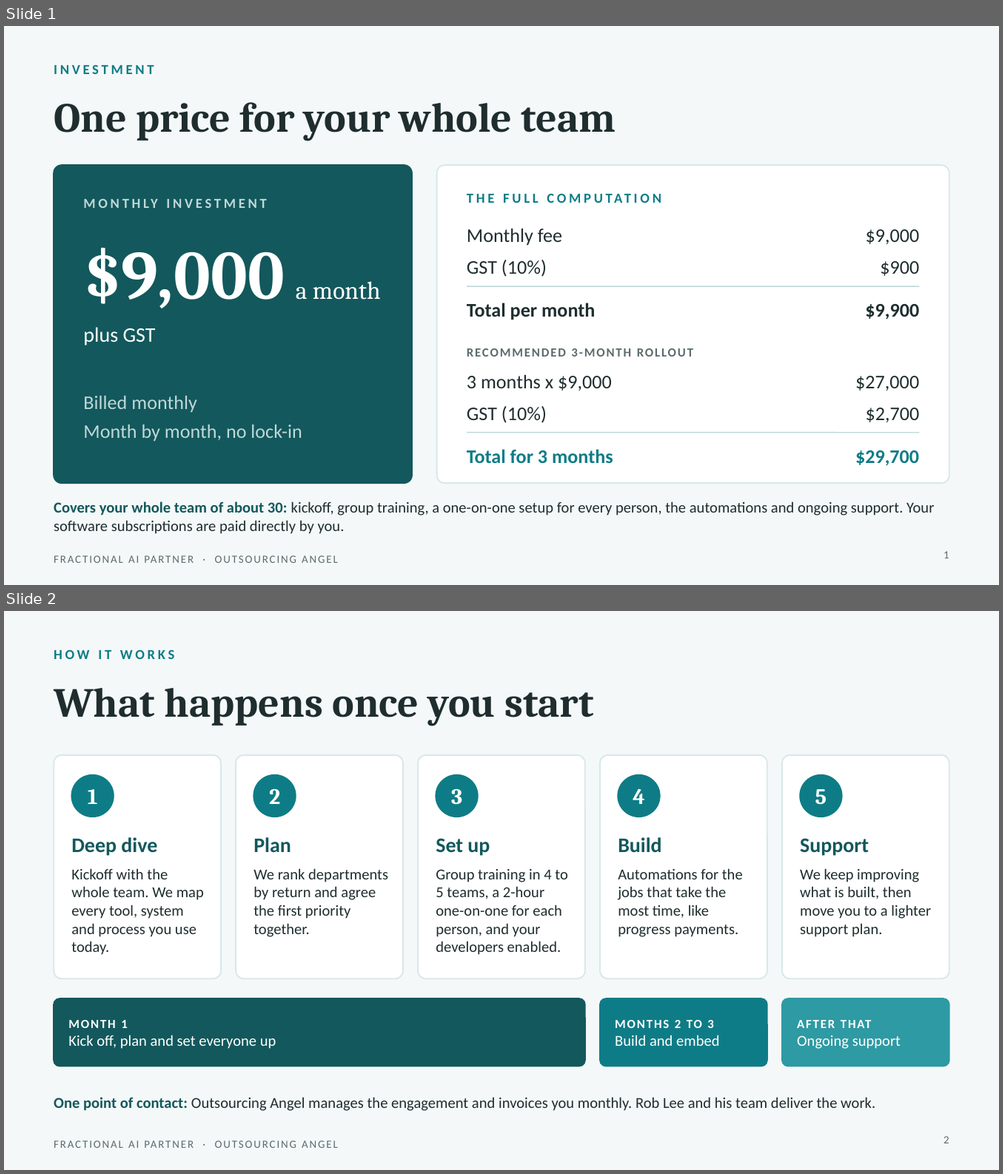
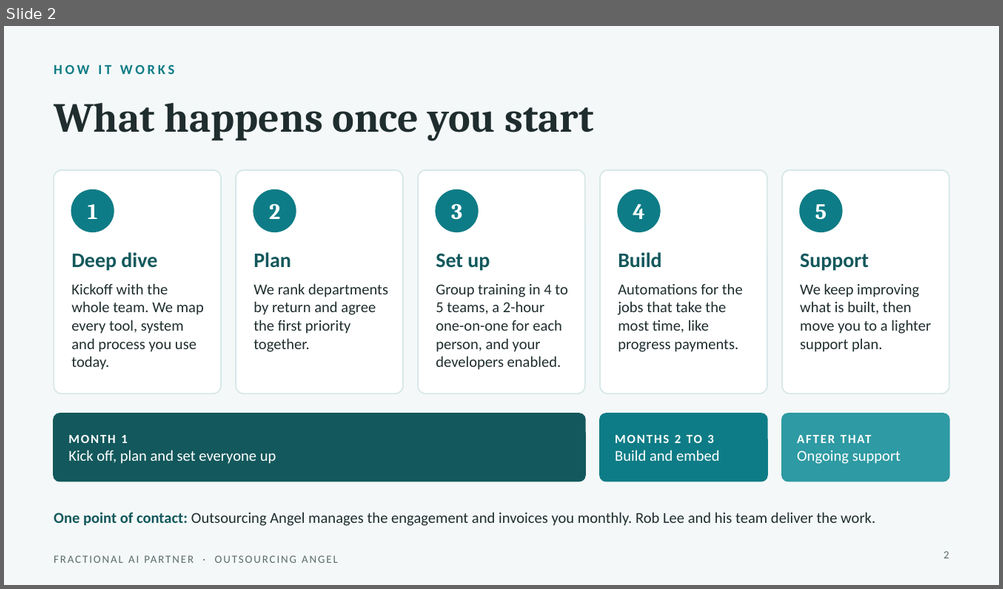
Before and after one commit to gail-gif/OA, a slide deck: Fractional_AI_Partner_Pricing.pptx. Shown one above the other, each under a label of ours: slides 1 and 2 before the commit, slide 2 after it. The pictures are 1003x1174 and 1003x589 pixels, drawn with LibreOffice and Linux fonts; fonts in the diff are those of the drawing. Boxes give left, top, right and bottom in pixels: in the first picture for what was removed or moved away, otherwise in the second. Text is boxed around its words. In the diff, an @@ line names an element or a change of style, - is before the commit and + after.

```diff
--- a/Fractional_AI_Partner_Pricing.pptx
+++ b/Fractional_AI_Partner_Pricing.pptx
@@ slide 1 removed at (4, 26, 999, 585), background #F4F8F8; not listed: 1 template element that a slide beside it also shows @@
@@ text removed at (54, 64, 153, 74) @@
-INVESTMENT
@@ title removed at (54, 102, 616, 141) @@
-One price for your whole team
@@ rounded rectangle removed at (54, 165, 412, 483) @@
@@ rounded rectangle removed at (437, 165, 949, 483) @@
@@ text removed at (84, 190, 382, 215) @@
-MONTHLY INVESTMENT
@@ text removed at (466, 185, 924, 210) @@
-THE FULL COMPUTATION
@@ text removed at (83, 247, 381, 309) @@
-$9,000 a month
@@ text removed at (466, 229, 562, 246) @@
-Monthly fee
@@ text removed at (865, 230, 919, 244) @@
-$9,000
@@ text removed at (466, 260, 546, 277) @@
-GST (10%)
@@ text removed at (879, 261, 919, 276) @@
-$900
@@ line removed from (466, 286) to (919, 286) @@
@@ text removed at (466, 303, 595, 320) @@
-Total per month
@@ text removed at (865, 304, 919, 320) @@
-$9,900
@@ text removed at (83, 327, 156, 346) @@
-plus GST
@@ text removed at (571, 349, 578, 357) @@
-RECOMMENDED 3-MONTH ROLLOUT
@@ text removed at (466, 375, 612, 391) @@
-3 months x $9,000
@@ text removed at (855, 376, 919, 391) @@
-$27,000
@@ text removed at (83, 396, 302, 441) @@
-Billed monthly
-Month by month, no lock-in
@@ text removed at (466, 406, 546, 423) @@
-GST (10%)
@@ text removed at (865, 408, 919, 423) @@
-$2,700
@@ line removed from (466, 433) to (919, 433) @@
@@ text removed at (466, 449, 613, 463) @@
-Total for 3 months
@@ text removed at (855, 451, 919, 466) @@
-$29,700
@@ text removed at (54, 502, 933, 534) @@
-Covers your whole team of about 30: kickoff, group training, a one-on-one setup for every person, the automations and ongoing support. Your software subscriptions are paid directly by you.
@@ page number removed at (943, 551, 949, 559) @@
-1
```
Also in this commit, not shown: 1 slide added.
